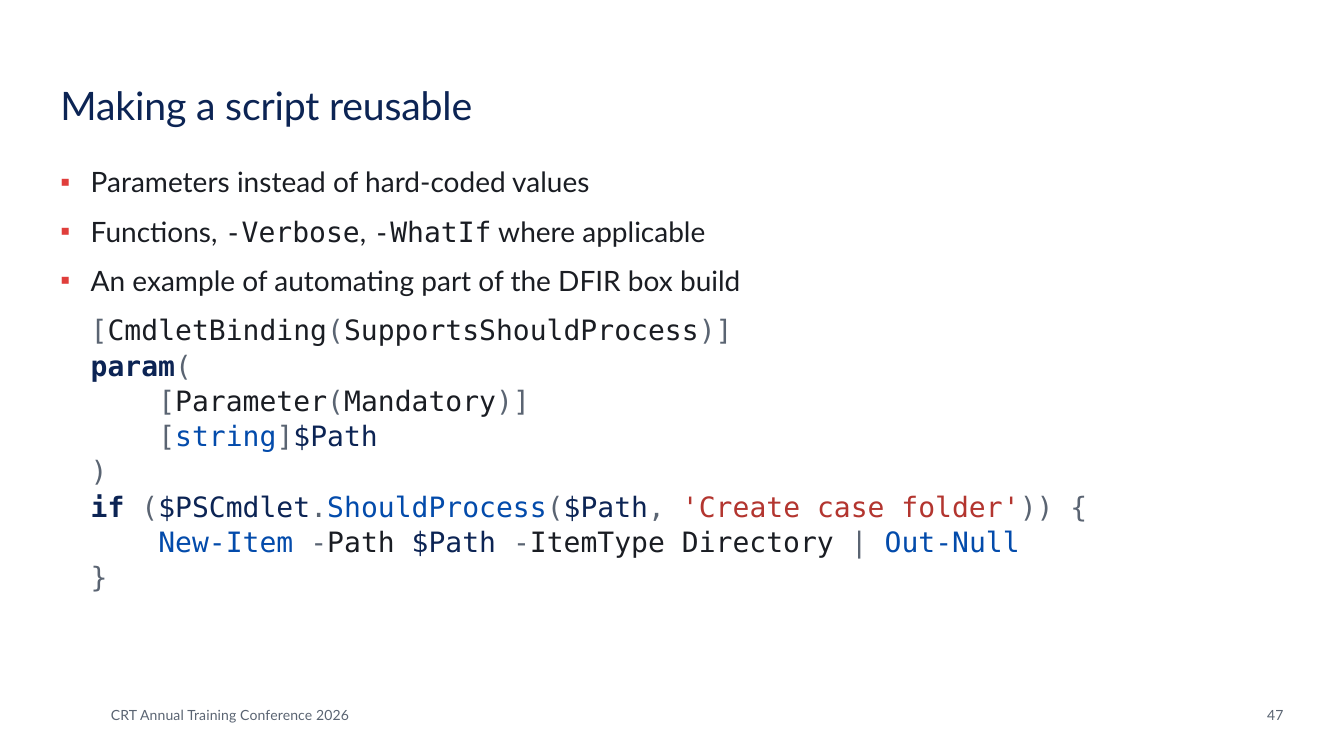
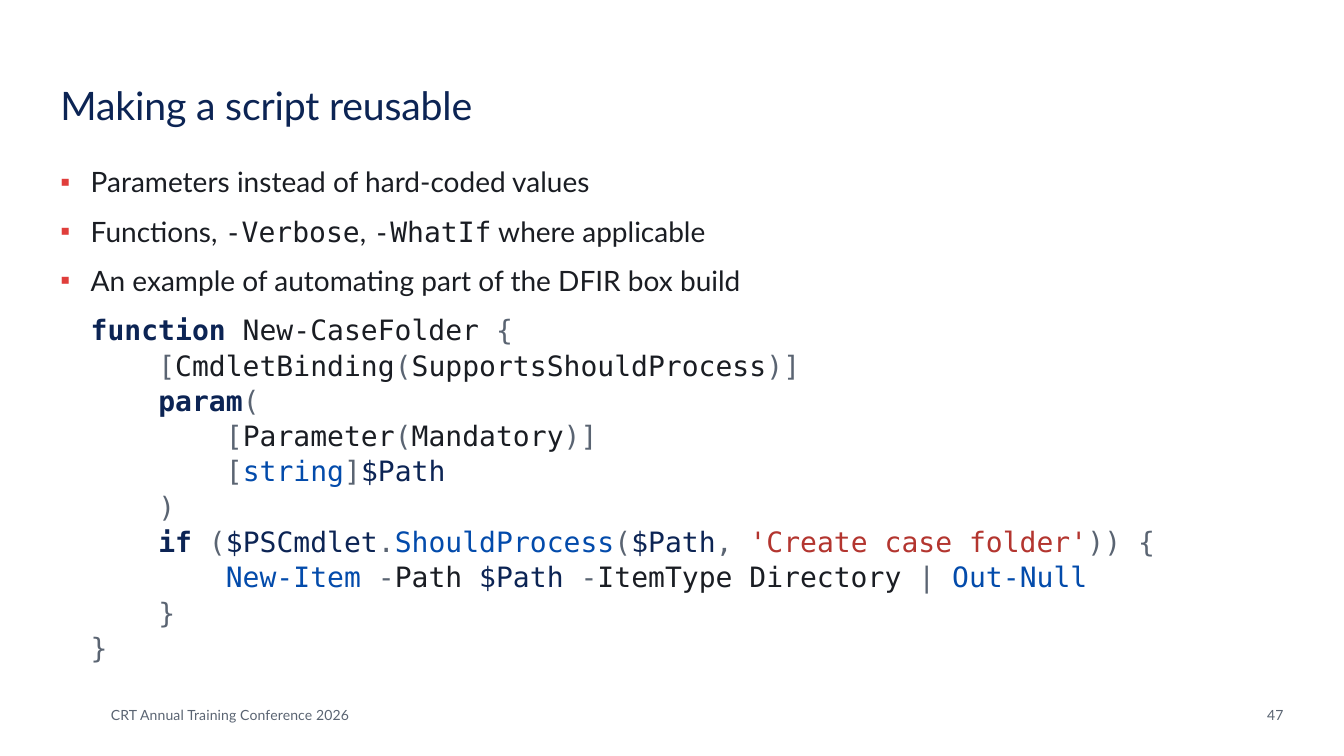
Before and after one commit to dzampino/crt-essentials-2026, a slide deck: slide 47 of docs/files/crt-essentials.pptx. Drawn at 1344x756 pixels with LibreOffice and Linux fonts; fonts in the diff are those of the drawing; background and template pictures are left out. Boxes give left, top, right and bottom in pixels: in the first picture for what was removed or moved away, otherwise in the second. Text is boxed around its words. In the diff, an @@ line names an element or a change of style, - is before the commit and + after.

```diff
--- a/docs/files/crt-essentials.pptx
+++ b/docs/files/crt-essentials.pptx
@@ text at (91,318,1121,593): text changed @@
-[CmdletBinding(SupportsShouldProcess)]
-param(
-[Parameter(Mandatory)]
-[string]$Path
-)
-if ($PSCmdlet.ShouldProcess($Path, 'Create case folder')) {
-New-Item -Path $Path -ItemType Directory | Out-Null
-}
+function New-CaseFolder {
+[CmdletBinding(SupportsShouldProcess)]
+param(
+[Parameter(Mandatory)]
+[string]$Path
+)
+if ($PSCmdlet.ShouldProcess($Path, 'Create case folder')) {
+New-Item -Path $Path -ItemType Directory | Out-Null
+}
+}
```
Also in this commit, not shown: 14 other slides changed, 2 slides added, 1 slide removed, 27 other files.
